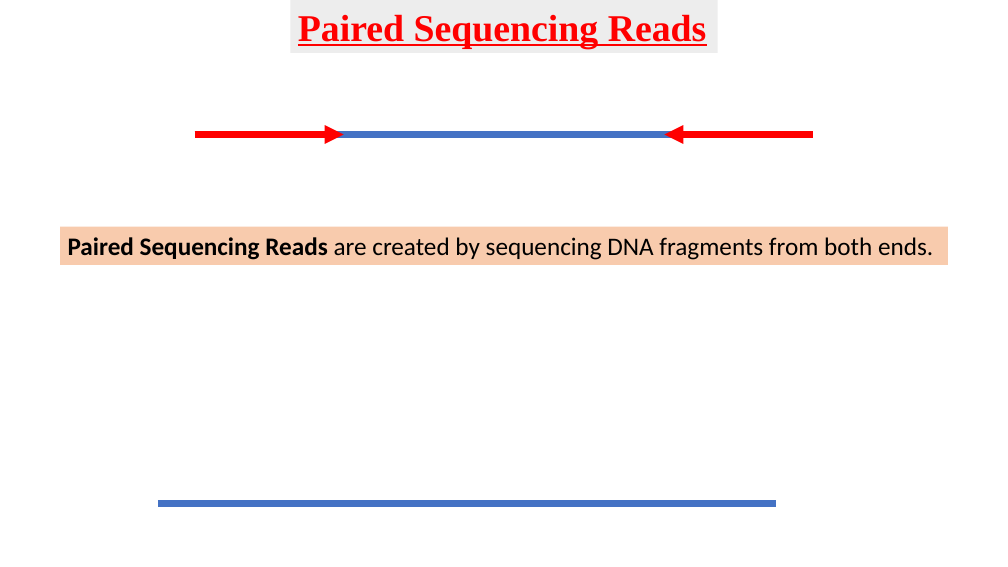
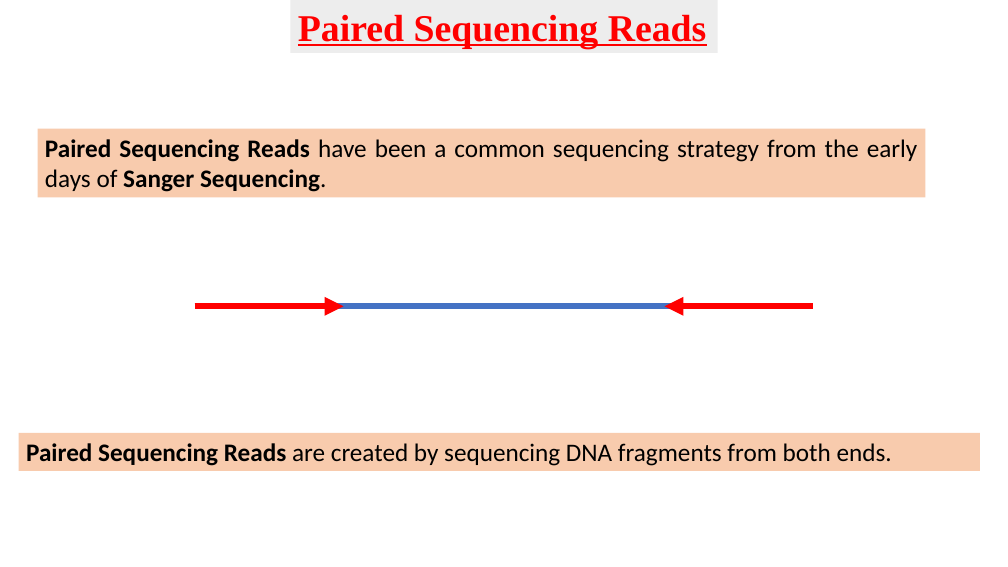
Before and after one commit to BioinformaticsTraining/Introduction-to-Bioinformatics, a slide deck: slide 2 of Flip Presentations/NGS_Intro/BAM_CIGAR/BAM_CIGAR.pptx. Drawn at 1008x567 pixels with LibreOffice and Linux fonts; fonts in the diff are those of the drawing. Boxes give left, top, right and bottom in pixels: in the first picture for what was removed or moved away, otherwise in the second. Text is boxed around its words. In the diff, an @@ line names an element or a change of style, - is before the commit and + after.

```diff
--- a/Flip Presentations/NGS_Intro/BAM_CIGAR/BAM_CIGAR.pptx
+++ b/Flip Presentations/NGS_Intro/BAM_CIGAR/BAM_CIGAR.pptx
@@ rectangle added at <box>38,129,926,197</box>, fill #F8CBAD, 24 pt, text #000000 @@
+Paired Sequencing Reads have been a common sequencing strategy from the early days of Sanger Sequencing.
@@ 2 arrows, 1 line: place and size @@
-2 arrows, 1 line at <box>195,135,814,135</box>
+2 arrows, 1 line at <box>195,306,814,306</box>
@@ rectangle "Paired Sequencing Reads are created ...": place and size @@
-rectangle "Paired Sequencing Reads are created ..." at <box>60,227,948,265</box>
+rectangle "Paired Sequencing Reads are created ..." at <box>19,433,980,471</box>
@@ line removed from (158, 504) to (777, 504) @@
```
Also in this commit, not shown: 1 other slide changed, 1 slide added, 1 slide removed.
